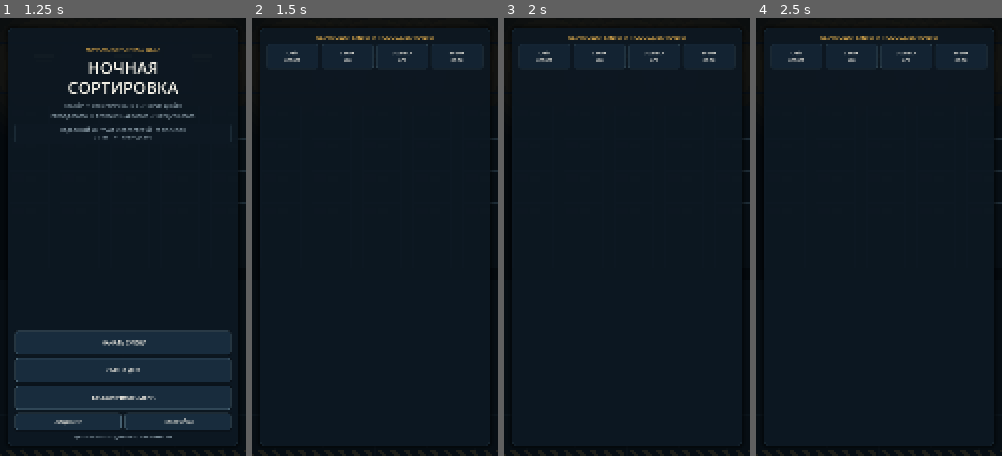
Above: before the commit, frames 1-4 (left to right).
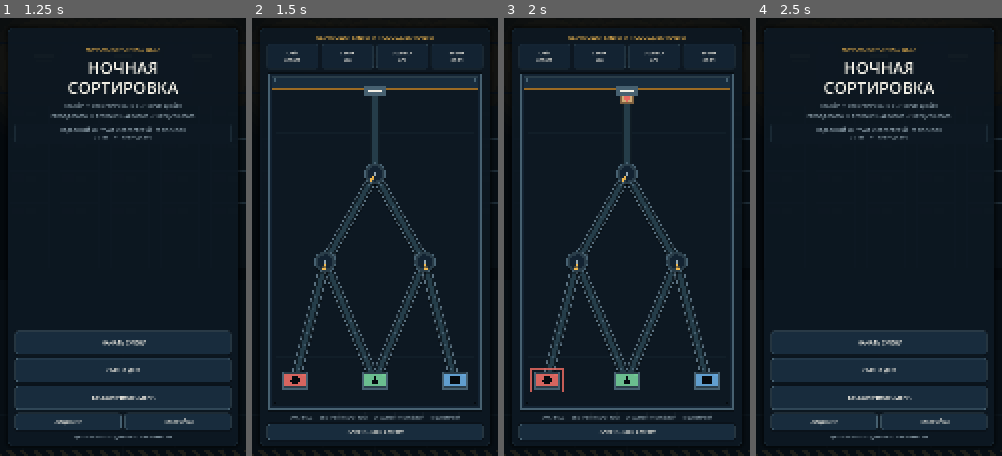
Above: after the commit, the same moments.

Repository: linkovme/night-sort
Game: Godot game, scene res://scenes/main.tscn
Two runs of this game, one before a commit and one after it. Both use one fixed random seed, a clock stepped at 60 frames per second and the inputs below.
Inputs (mouse positions are in pixels of both pictures, inside the frame that each line leads up to):
- Up to frame 1 (1.25 s): click "НАЧАТЬ СМЕНУ" at 0.5 s
- Up to frame 2 (1.5 s): click "НАЧАТЬ СМЕНУ" at 1.25 s
- Up to frame 3 (2 s): no input
- Up to frame 4 (2.5 s): click (879, 429) at 2 s, where only the run after the commit has a clickable "ЗАВЕРШИТЬ СМЕНУ"

Frame 1 is identical in both runs. In frame 2, 14% of the frame differs, in the area x 5-95%, y 9-97%; in frame 3, 14%; in frame 4, 21%, in the area x 5-95%, y 4-97%.
Error before the commit: Parse Error: Cannot find member "translated" in base "Rect2". (res://scripts/sort_board.gd:568)

Commit message:
fix: replace unsupported Rect2 translated calls

Diff:
--- a/game/scripts/sort_board.gd
+++ b/game/scripts/sort_board.gd
@@ -565,7 +565,8 @@
 	var scale_factor := minf(size.x, size.y) / 1000.0
 	var gate_size := Vector2(110.0, 70.0) * scale_factor
 	var rect := Rect2(p - gate_size * 0.5, gate_size)
-	draw_rect(rect.translated(Vector2(0, 8) * scale_factor), NightTheme.SHADOW)
+	var gate_shadow := Rect2(rect.position + Vector2(0, 8) * scale_factor, rect.size)
+	draw_rect(gate_shadow, NightTheme.SHADOW)
 	draw_rect(rect.grow(8.0 * scale_factor), NightTheme.STEEL_LIGHT)
 	draw_rect(rect, NightTheme.STEEL)
 	var inner := rect.grow(-8.0 * scale_factor)
@@ -605,7 +606,8 @@
 	var rect := Rect2(p - box_size * 0.5, box_size)
 	var modifier := String(parcel.get("modifier", "standard"))
 
-	draw_rect(rect.translated(Vector2(0, 5) * scale_factor), NightTheme.SHADOW)
+	var parcel_shadow := Rect2(rect.position + Vector2(0, 5) * scale_factor, rect.size)
+	draw_rect(parcel_shadow, NightTheme.SHADOW)
 	draw_rect(rect, NightTheme.PARCEL_EDGE)
 	draw_rect(rect.grow(-4.0 * scale_factor), NightTheme.PARCEL)
 	draw_line(
